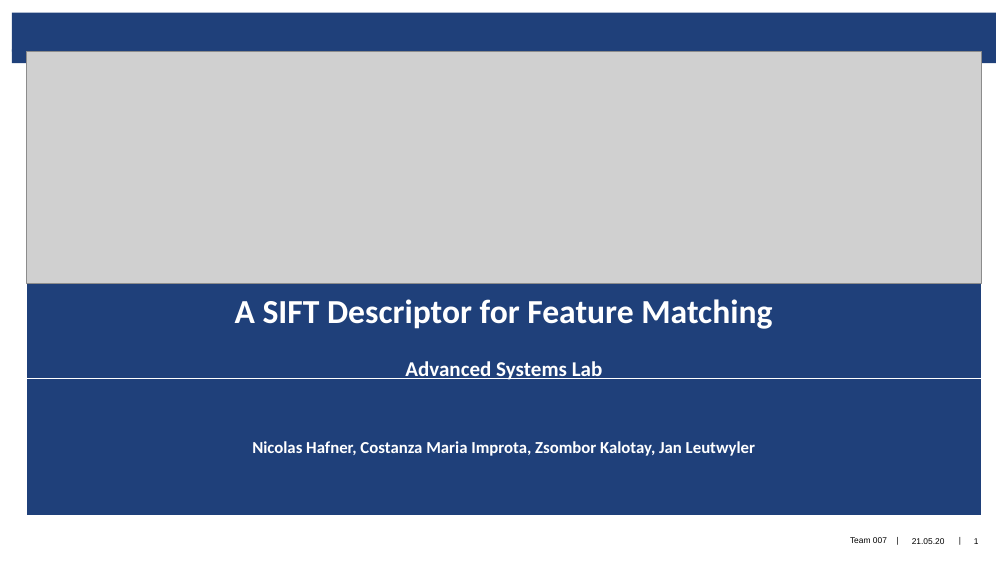
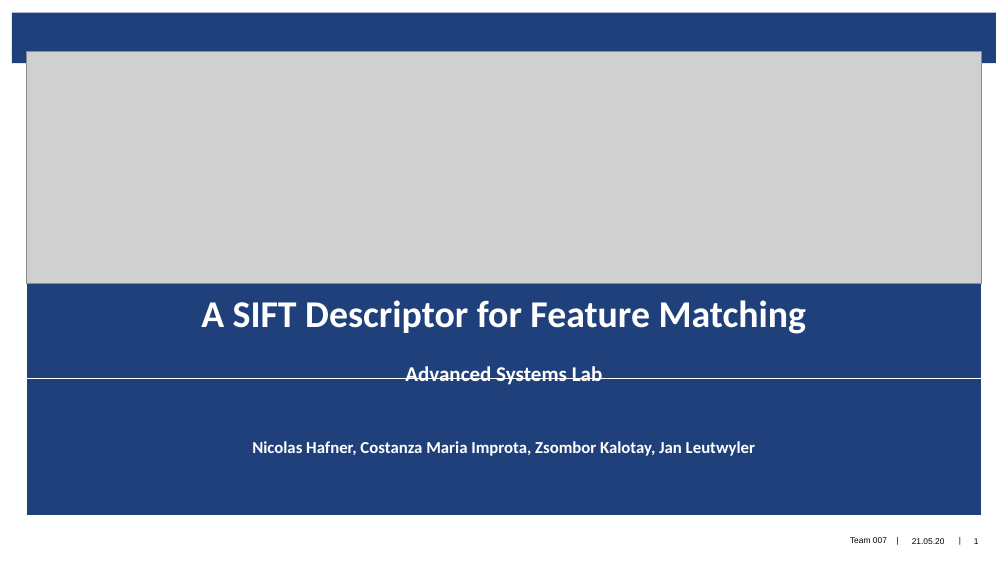
Before and after one commit to Shinmera/ethsift, a slide deck: slide 1 of presentation/07.pptx. Drawn at 1008x567 pixels with LibreOffice and Linux fonts; fonts in the diff are those of the drawing; grey boxes stand for pictures; background and template pictures are left out. Boxes give left, top, right and bottom in pixels: in the first picture for what was removed or moved away, otherwise in the second. Text is boxed around its words. In the diff, an @@ line names an element or a change of style, - is before the commit and + after.

```diff
--- a/presentation/07.pptx
+++ b/presentation/07.pptx
@@ title "A SIFT Descriptor for Feature ..." at [26, 284, 981, 379]: size 32 to 36 pt in "A SIFT Descriptor for Feature Matching" @@
```
Also in this commit, not shown: 5 other slides changed, 1 slide added, 5 slides removed.
